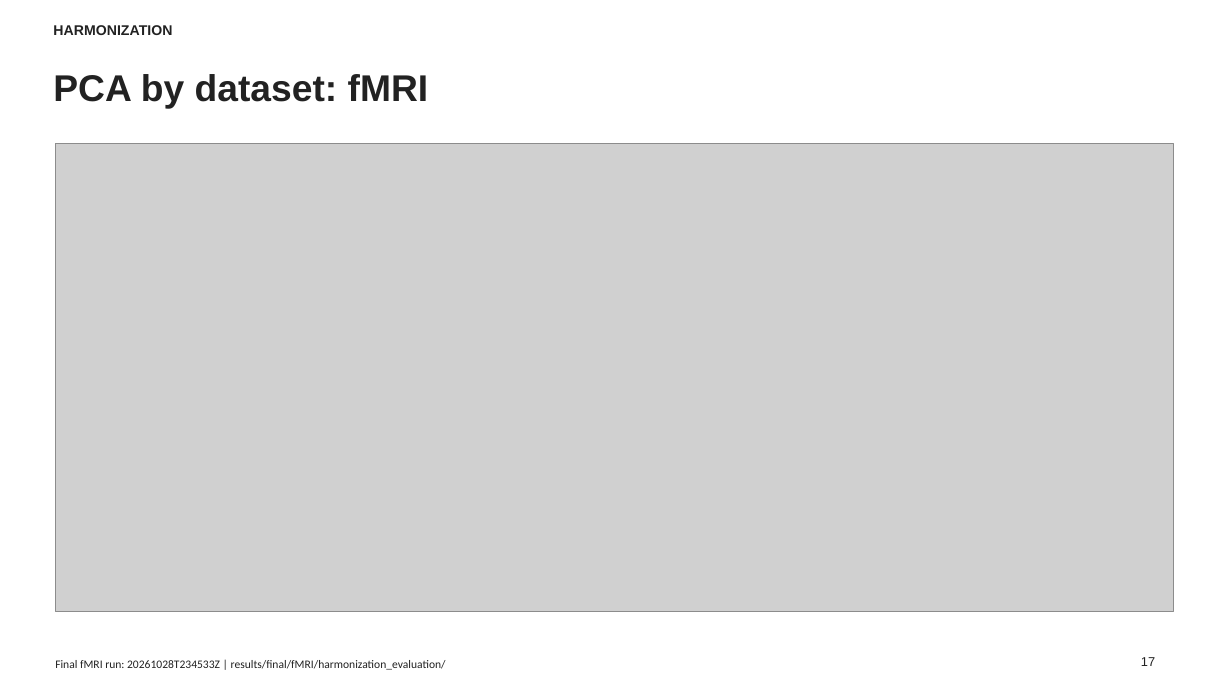
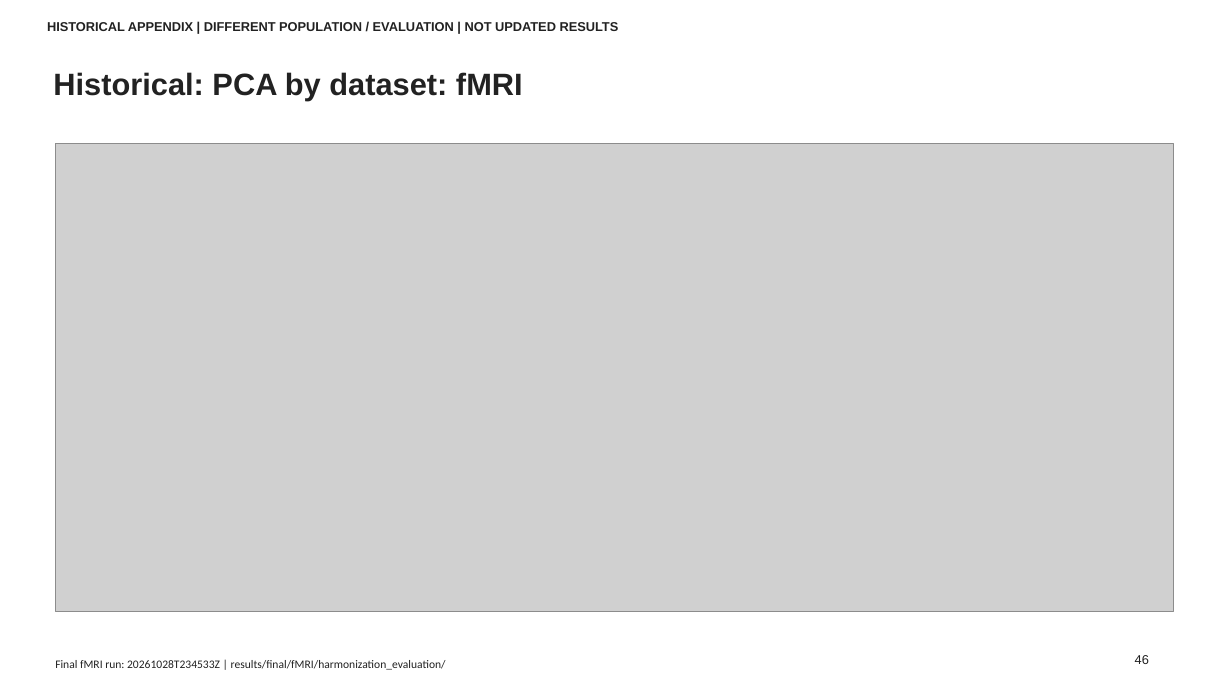
Before and after one commit to mintchoc0326/BAG-Prediction, a slide deck: slide 46 of reports/brain_age/slides/Connectome_Brain_Age_Results_English_Editable_with_Pipelines.pptx (slide 17 before the commit). Drawn at 1232x693 pixels with LibreOffice and Linux fonts; fonts in the diff are those of the drawing; grey boxes stand for pictures. Boxes give left, top, right and bottom in pixels: in the first picture for what was removed or moved away, otherwise in the second. Text is boxed around its words. In the diff, an @@ line names an element or a change of style, - is before the commit and + after.

```diff
--- a/reports/brain_age/slides/Connectome_Brain_Age_Results_English_Editable_with_Pipelines.pptx
+++ b/reports/brain_age/slides/Connectome_Brain_Age_Results_English_Editable_with_Pipelines.pptx
@@ text at [47,22,619,31]: text changed; size 11 to 10 pt @@
-HARMONIZATION
+HISTORICAL APPENDIX | DIFFERENT POPULATION / EVALUATION | NOT UPDATED RESULTS
@@ text at [53,72,523,100]: text changed; size 29 to 24 pt @@
-PCA by dataset: fMRI
+Historical: PCA by dataset: fMRI
@@ text at [1135,655,1149,664]: text changed @@
-17
+46
```
Also in this commit, not shown: 14 other slides changed, 43 slides added, 39 slides removed, 4 other files.
